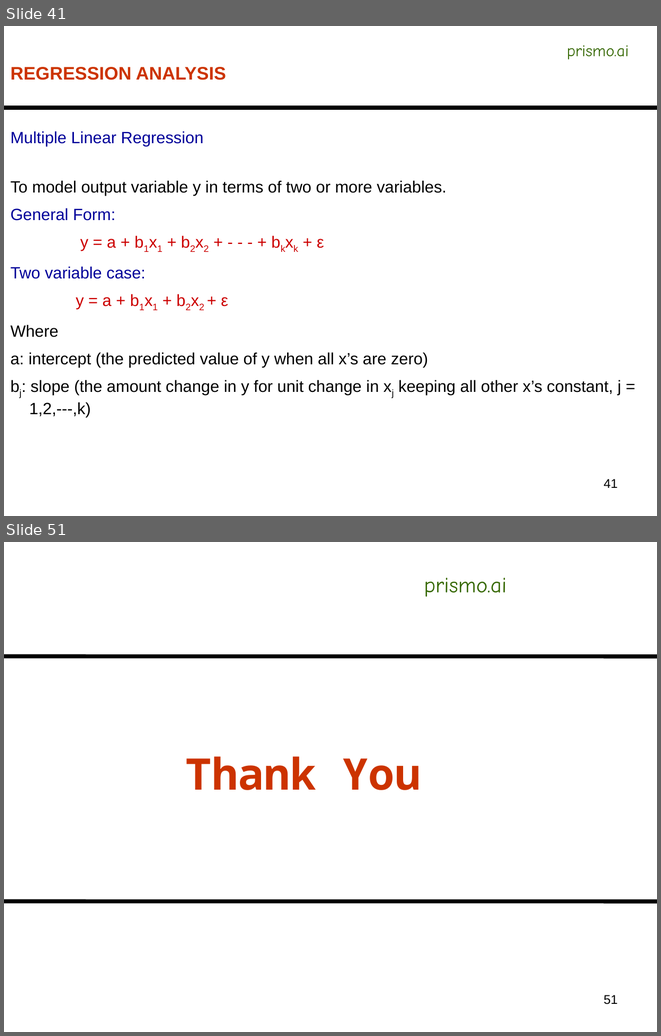
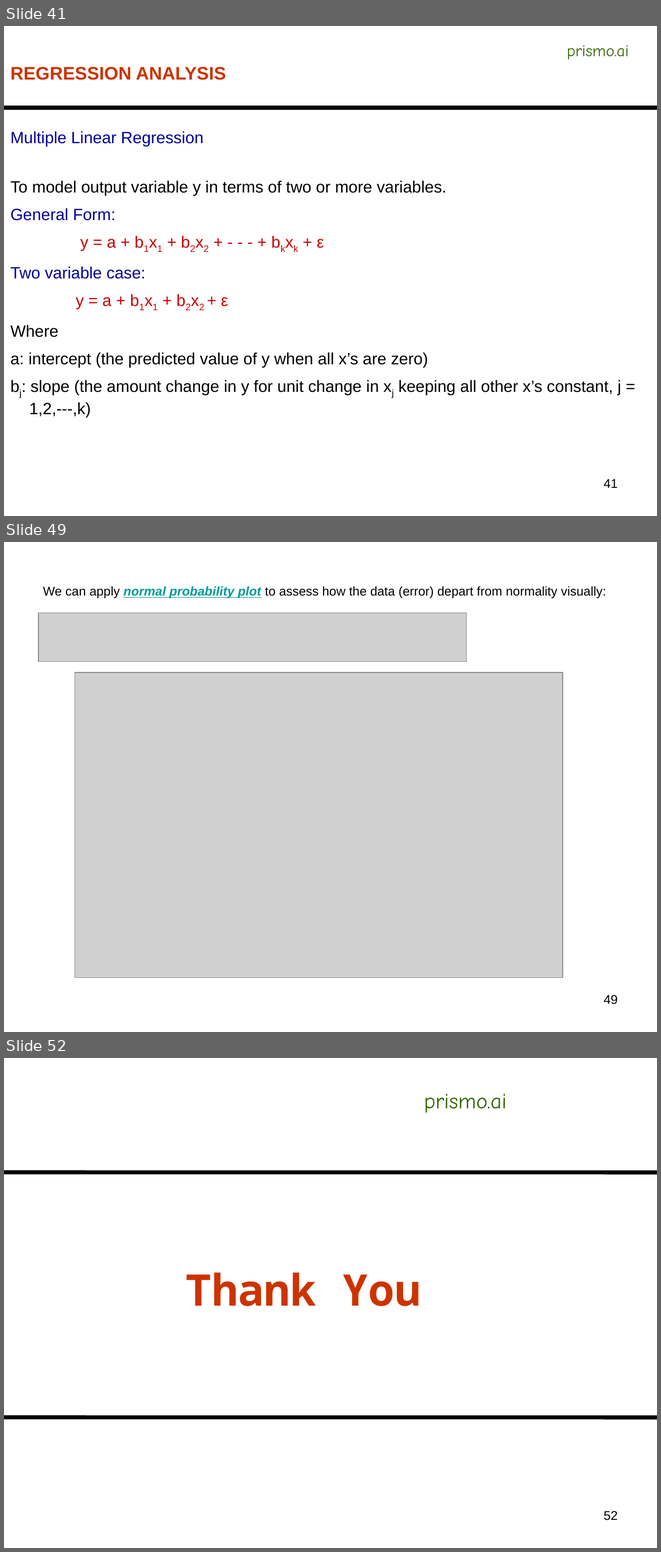
Before and after one commit to AnirbanDatta87/Python, a slide deck: Concepts/C12 - Predictive Modeling/Business_Forecasting_Module1.pptx. Shown one above the other, each under a label of ours: slides 41 and 51 before the commit, slides 41, 49 and 52 after it; the slides between them are not shown. The pictures are 661x1036 and 661x1552 pixels, drawn with LibreOffice and Linux fonts; fonts in the diff are those of the drawing; grey boxes stand for pictures. Boxes give left, top, right and bottom in pixels: in the first picture for what was removed or moved away, otherwise in the second. Text is boxed around its words. In the diff, an @@ line names an element or a change of style, - is before the commit and + after.

```diff
--- a/Concepts/C12 - Predictive Modeling/Business_Forecasting_Module1.pptx
+++ b/Concepts/C12 - Predictive Modeling/Business_Forecasting_Module1.pptx
@@ slide 49 added at box(4, 542, 657, 1032), background #FFFFFF @@
@@ text added at box(43, 586, 606, 598), 14 pt, text #000000 @@
+We can apply normal probability plot to assess how the data (error) depart from normality visually:
@@ picture added at box(38, 612, 466, 661) @@
@@ picture added at box(74, 672, 562, 978) @@
@@ page number added at box(603, 995, 618, 1004), 14 pt, text #000000 @@
+49
@@ what was slide 51 is now slide 52 @@
@@ page number at box(603, 1511, 618, 1520): text changed @@
-51
+52
```
Also in this commit, not shown: 4 slides changed, 5 other slides added, 5 slides removed, 21 other files.
